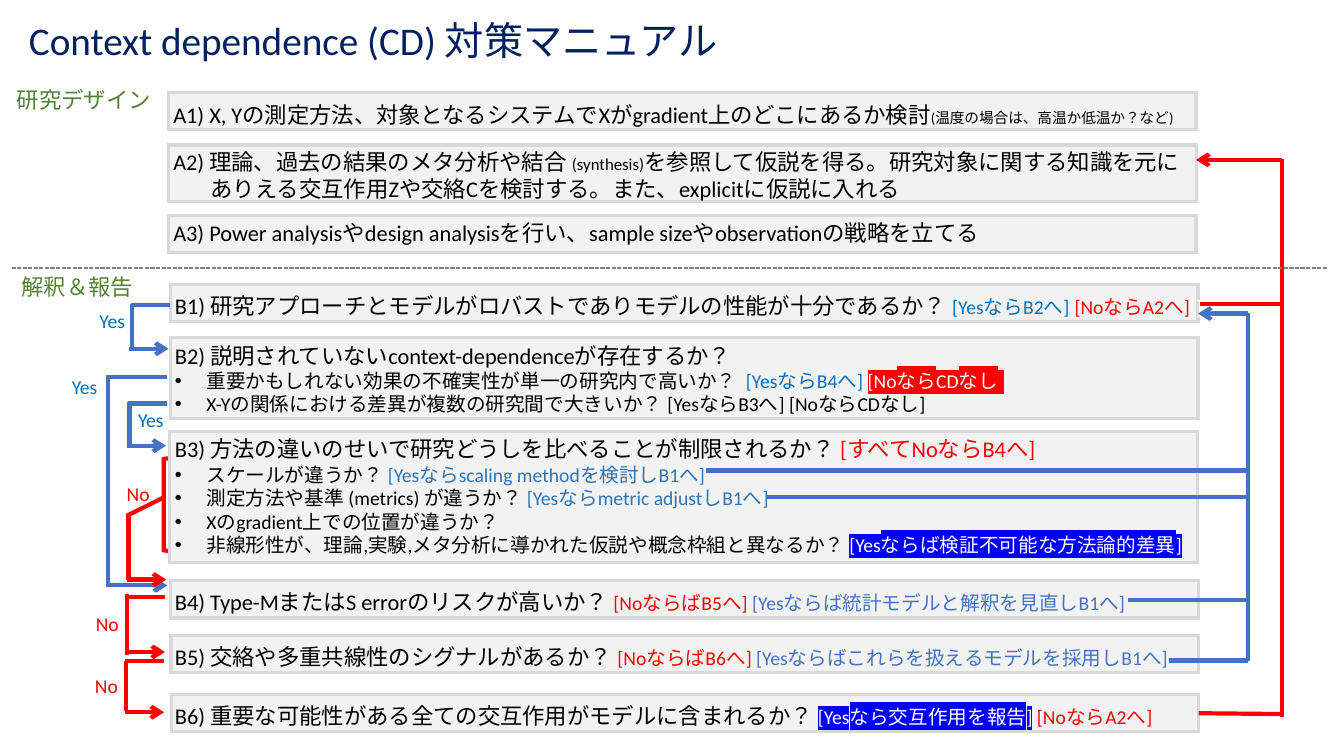
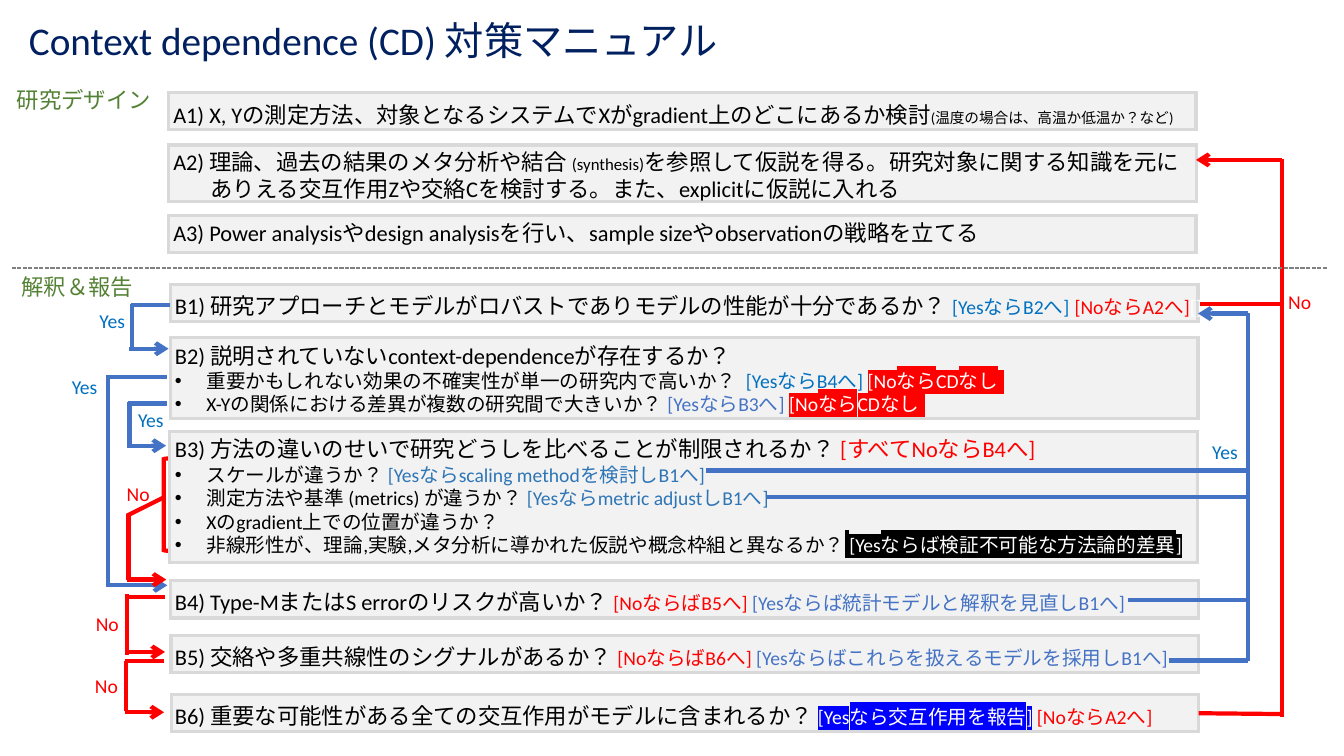
Before and after one commit to anchor200/Ronbun_yomi, a slide deck: slide 13 of data/Images/Catford_etal_2021/Catford_etal_2021_01.pptx. Drawn at 1344x756 pixels with LibreOffice and Linux fonts; fonts in the diff are those of the drawing. Boxes give left, top, right and bottom in pixels: in the first picture for what was removed or moved away, otherwise in the second. Text is boxed around its words. In the diff, an @@ line names an element or a change of style, - is before the commit and + after.

```diff
--- a/data/Images/Catford_etal_2021/Catford_etal_2021_01.pptx
+++ b/data/Images/Catford_etal_2021/Catford_etal_2021_01.pptx
@@ text added at (1288,296,1311,309), 14 pt, text #FF0000 @@
+No
@@ text at (206,395,925,417): text colour #000000 to #4472C4 in "[YesならB3へ]"; text colour #000000 to #FFFFFF, text colour #000000 to #FF0000, highlight none to #FF0000 in "[NoならCDなし]" @@
@@ text added at (1212,446,1238,459), 14 pt, text #0070C0 @@
+Yes
@@ text at (206,532,1182,555): highlight #0000FF to #000000 in "[Yesならば検証不可能な方法論的差異]" @@
```
Also in this commit, not shown: 2 other files.
